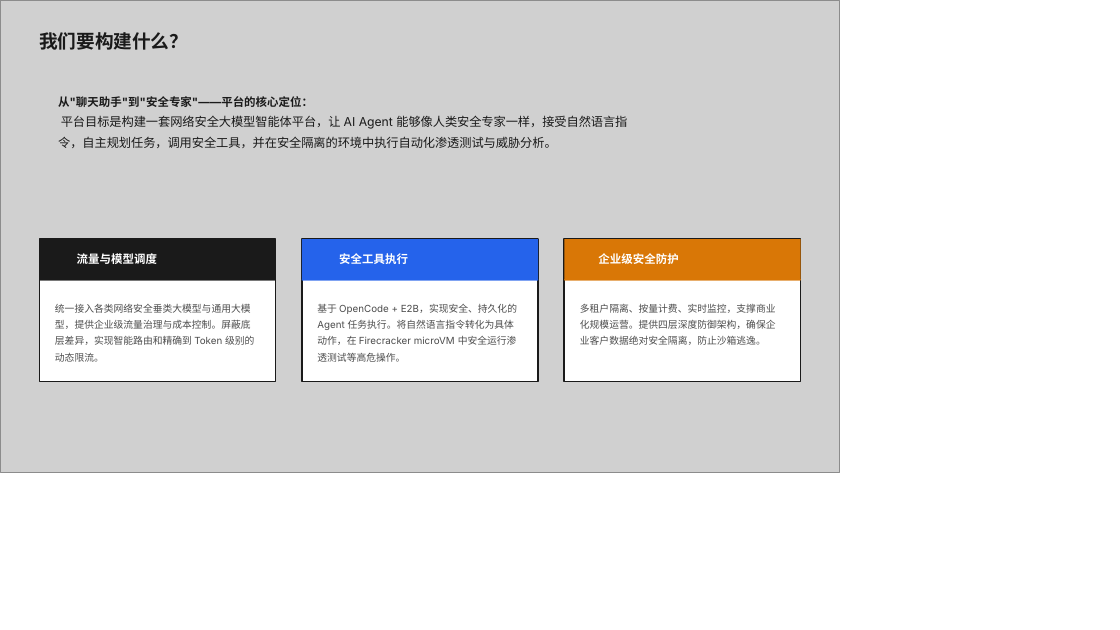
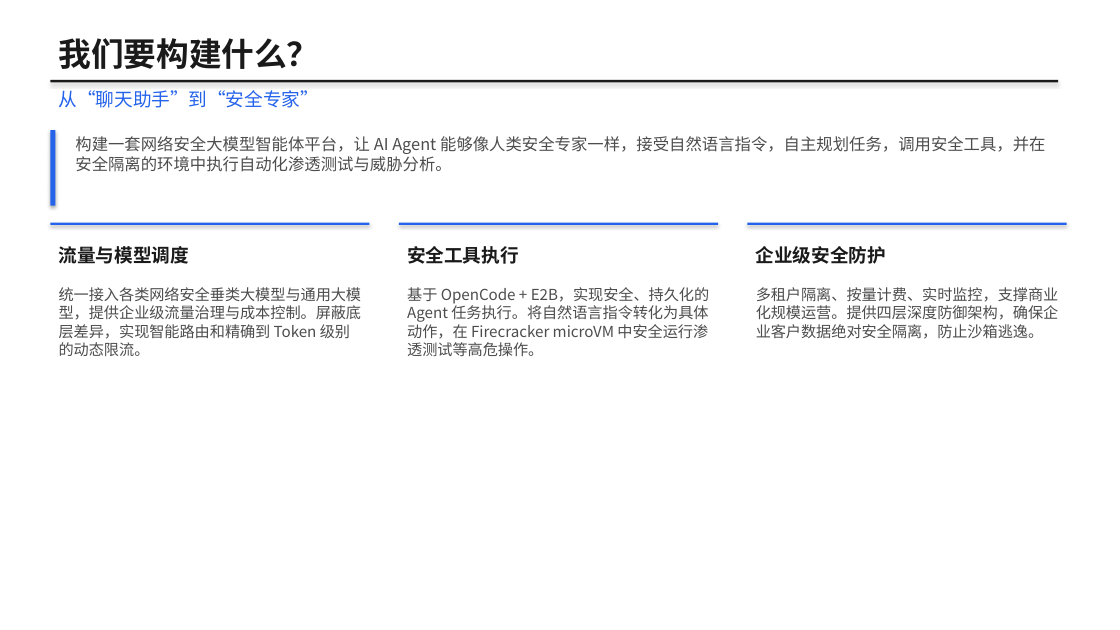
Before and after one commit to rakehellsx/higress-e2b-opencode, a slide deck: slide 2 of docs/diagrams/网络安全大模型智能体平台_完整版.pptx. Drawn at 1120x630 pixels with LibreOffice and Linux fonts; fonts in the diff are those of the drawing; grey boxes stand for pictures; background and template pictures are left out. Boxes give left, top, right and bottom in pixels: in the first picture for what was removed or moved away, otherwise in the second. Text is boxed around its words. In the diff, an @@ line names an element or a change of style, - is before the commit and + after.

```diff
--- a/docs/diagrams/网络安全大模型智能体平台_完整版.pptx
+++ b/docs/diagrams/网络安全大模型智能体平台_完整版.pptx
@@ picture removed at (x1=0, y1=0, x2=840, y2=472) @@
@@ text "我们要构建什么？" moved from (x1=39, y1=32, x2=188, y2=50) to (x1=59, y1=38, x2=320, y2=69) @@
@@ text "我们要构建什么？" at (x1=59, y1=38, x2=320, y2=69): size 16 to 28 pt, font Calibri to Noto Sans CJK SC; line spacing 22pt to 1 @@
@@ rectangle added at (x1=50, y1=80, x2=1059, y2=82), fill #1A1A1A @@
@@ text added at (x1=59, y1=90, x2=319, y2=108), 16 pt, text #2563EB @@
+从“聊天助手”到“安全专家”
@@ rectangle resized from (x1=39, y1=239, x2=276, y2=382) to (x1=50, y1=130, x2=55, y2=206) @@
@@ rectangle at (x1=50, y1=130, x2=55, y2=206): fill #FFFFFF to #2563EB; outline #1A1A1A 1.44 pt to none; shadow on @@
@@ text at (x1=75, y1=136, x2=1045, y2=172): text changed; size 10.5 to 14 pt; font Inter to Noto Sans CJK SC; text colour #1A1A1A to #4D4D4D @@
-从"聊天助手"到"安全专家"——平台的核心定位：
-平台目标是构建一套网络安全大模型智能体平台，让 AI Agent 能够像人类安全专家一样，接受自然语言指令，自主规划任务，调用安全工具，并在安全隔离的环境中执行自动化渗透测试与威胁分析。
+构建一套网络安全大模型智能体平台，让 AI Agent 能够像人类安全专家一样，接受自然语言指令，自主规划任务，调用安全工具，并在安全隔离的环境中执行自动化渗透测试与威胁分析。
@@ rectangle removed at (x1=39, y1=239, x2=276, y2=281) @@
@@ text "流量与模型调度" moved from (x1=77, y1=251, x2=157, y2=267) to (x1=59, y1=246, x2=189, y2=264) @@
@@ rectangle resized from (x1=39, y1=279, x2=276, y2=281) to (x1=50, y1=223, x2=370, y2=225) @@
@@ rectangle at (x1=50, y1=223, x2=370, y2=225): fill #1A1A1A to #2563EB; shadow on @@
@@ rectangle removed at (x1=302, y1=239, x2=538, y2=382) @@
@@ rectangle at (x1=399, y1=223, x2=718, y2=225): shadow on @@
@@ text "安全工具执行" moved from (x1=339, y1=253, x2=408, y2=264) to (x1=407, y1=246, x2=519, y2=264) @@
@@ rectangle resized from (x1=302, y1=239, x2=538, y2=281) to (x1=399, y1=223, x2=718, y2=225) @@
@@ rectangle removed at (x1=565, y1=239, x2=801, y2=382) @@
@@ rectangle removed at (x1=565, y1=239, x2=801, y2=281) @@
@@ size 9.9 to 16 pt, font Calibri to Noto Sans CJK SC, text colour #FFFFFF to #1A1A1A; line spacing 14pt to 1 in 3 elements at (x1=59, y1=246, x2=189, y2=264), (x1=407, y1=246, x2=519, y2=264), (x1=756, y1=246, x2=886, y2=264) @@
@@ rectangle resized from (x1=302, y1=279, x2=538, y2=281) to (x1=748, y1=223, x2=1067, y2=225) @@
@@ rectangle at (x1=748, y1=223, x2=1067, y2=225): shadow on @@
@@ text "企业级安全防护" moved from (x1=598, y1=253, x2=678, y2=264) to (x1=756, y1=246, x2=886, y2=264) @@
@@ text "统一接入各类网络安全垂类大模型与通用大模型，提供企业级流量治理与成本控制。屏蔽底层差异，实现智能路由和精确到 Token ..." moved from (x1=55, y1=304, x2=254, y2=362) to (x1=59, y1=287, x2=362, y2=356) @@
@@ text "基于 OpenCode + E2B，实现安全、持久化的 Agent ..." moved from (x1=317, y1=304, x2=517, y2=362) to (x1=407, y1=287, x2=709, y2=357) @@
@@ rectangle removed at (x1=565, y1=279, x2=801, y2=281) @@
@@ size 8.3 to 13 pt, font Inter to Noto Sans CJK SC; line spacing 14pt to 1 in 3 elements at (x1=59, y1=287, x2=362, y2=356), (x1=407, y1=287, x2=709, y2=357), (x1=756, y1=287, x2=1059, y2=339) @@
@@ text "多租户隔离、按量计费、实时监控，支撑商业化规模运营。提供四层深度防御架构，确保企业客户数据绝对安全隔离，防止沙箱逃逸。" moved from (x1=580, y1=304, x2=776, y2=345) to (x1=756, y1=287, x2=1059, y2=339) @@
```
Also in this commit, not shown: 9 other slides changed, 3 slides added, 3 slides removed.
